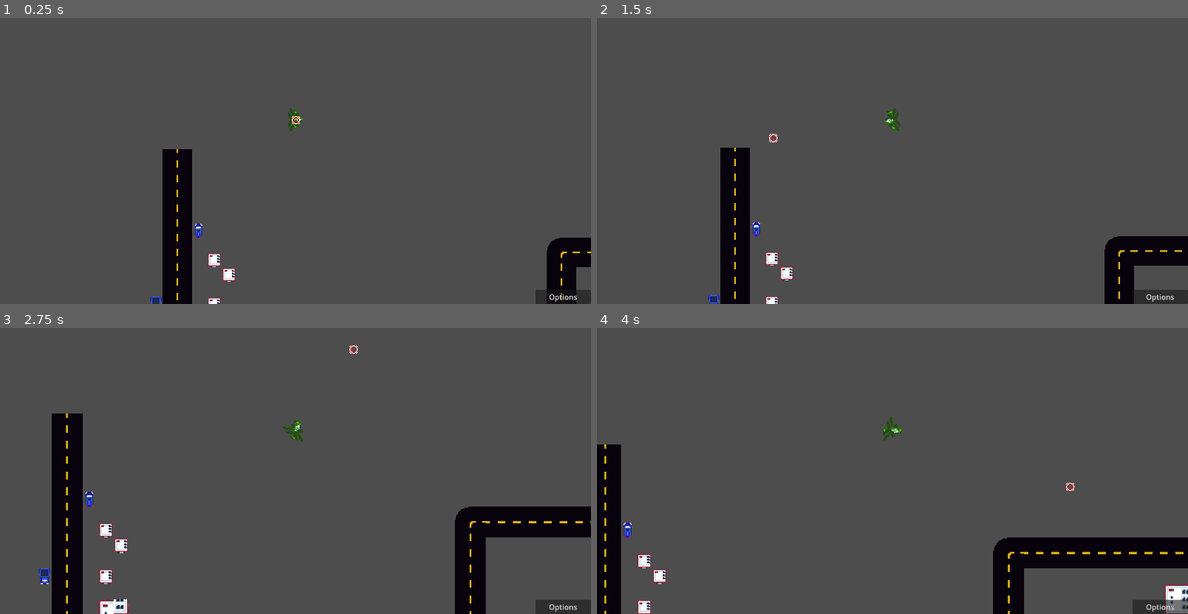
Above: before the commit, frames 1-4 (two rows, left to right).
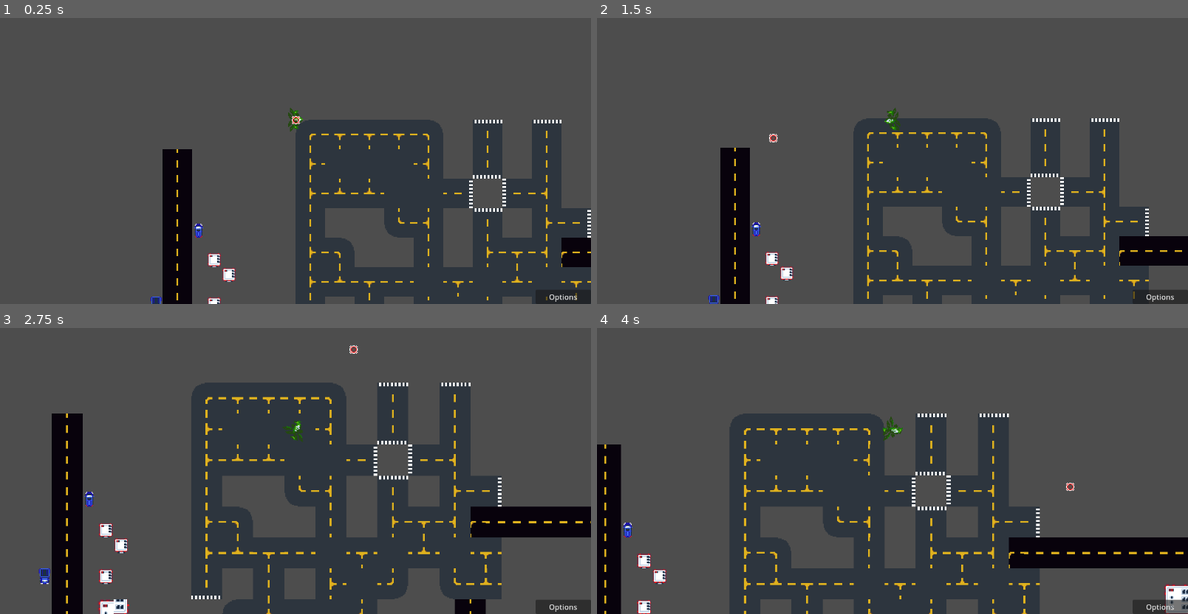
Above: after the commit, the same moments.

Repository: asoberbeck/mj6a
Game: Godot game, scene res://mockup.tscn
Same seed, same stepped clock (60 frames per second), same inputs: the game is played once before the commit and once after it.
Inputs (mouse positions are in pixels of both pictures, inside the frame that each line leads up to):
- Up to frame 1 (0.25 s): no input
- Up to frame 2 (1.5 s): tap Enter at 0.5 s; move the mouse to (1022, 100) at 0.52 s; hold Right (ui_right) 0.53-1.28 s; hold Mouse wheel up (zoom_in) 0.53-1.28 s; move the mouse to (774, 138) at 1.27 s; hold Down (ui_down) from 1.28 s (still down); tap Mouse wheel down (zoom_out) at 1.35 s
- Up to frame 3 (2.75 s): move the mouse to (354, 348) at 2.02 s; release Down (ui_down) at 2.03 s; hold Right (ui_right) from 2.03 s (still down); hold Mouse wheel up (zoom_in) from 2.03 s (still down)
- Up to frame 4 (4 s): move the mouse to (862, 502) at 2.77 s; release Right (ui_right) at 2.78 s; release Mouse wheel up (zoom_in) at 2.78 s; hold Up (ui_up) 2.78-3.53 s; tap Mouse wheel down (zoom_out) at 2.85 s; move the mouse to (1069, 485) at 3.52 s; hold Left (ui_left) from 3.53 s (still down); hold Mouse wheel up (zoom_in) from 3.53 s (still down)

The runs differ from the first frame. In frame 1, 22% of the frame differs, in the area x 50-100%, y 35-100%; in frame 2, 23%; in frame 3, 30%, in the area x 32-85%, y 19-100%; in frame 4, 26%.

Commit message:
road procgen + 90 rotation sheet

Diff:
--- a/mockup.tscn
+++ b/mockup.tscn
@@ -1,9 +1,11 @@
-[gd_scene load_steps=13 format=4 uid="uid://ue2jnx3xbrfq"]
+[gd_scene load_steps=15 format=4 uid="uid://ue2jnx3xbrfq"]
 
 [ext_resource type="Script" path="res://mockup.gd" id="1_4g3pk"]
 [ext_resource type="Texture2D" uid="uid://csdakyqomg8pt" path="res://tilesheet.png" id="1_dqb14"]
 [ext_resource type="Script" uid="uid://dar2r1d2qf1rf" path="res://mockup_player.gd" id="2_pp484"]
+[ext_resource type="Texture2D" uid="uid://cffoi58fnf05a" path="res://assets/road_bin_mapped.png" id="3_icy5f"]
 [ext_resource type="Texture2D" uid="uid://cdwqq35w8ioro" path="res://assets/left_foot.png" id="3_l68op"]
+[ext_resource type="Script" uid="uid://e4w1qcer0bod" path="res://road_tm.gd" id="3_rho02"]
 [ext_resource type="Texture2D" uid="uid://r1rmiwtrb7v0" path="res://assets/right_foot.png" id="4_u731o"]
 [ext_resource type="Texture2D" uid="uid://bk41vqc8a7tcv" path="res://assets/torso.png" id="5_u731o"]
 [ext_resource type="Script" path="res://aim_spot.gd" id="6_cq8ym"]
@@ -48,6 +50,30 @@
 [sub_resource type="TileSet" id="TileSet_lr1yk"]
 sources/0 = SubResource("TileSetAtlasSource_pp484")
 
+[sub_resource type="TileSetAtlasSource" id="TileSetAtlasSource_fo7ma"]
+texture = ExtResource("3_icy5f")
+texture_region_size = Vector2i(32, 32)
+1:0/0 = 0
+2:0/0 = 0
+3:0/0 = 0
+0:1/0 = 0
+1:1/0 = 0
+2:1/0 = 0
+3:1/0 = 0
+0:2/0 = 0
+1:2/0 = 0
+2:2/0 = 0
+3:2/0 = 0
+0:3/0 = 0
+1:3/0 = 0
+2:3/0 = 0
+3:3/0 = 0
+0:0/0 = 0
+
+[sub_resource type="TileSet" id="TileSet_ma42w"]
+tile_size = Vector2i(32, 32)
+sources/0 = SubResource("TileSetAtlasSource_fo7ma")
+
 [sub_resource type="RectangleShape2D" id="RectangleShape2D_dqb14"]
 
 [node name="Mockup" type="Node2D"]
@@ -56,6 +82,10 @@
 [node name="TileMapLayer" type="TileMapLayer" parent="."]
 tile_map_data = PackedByteArray("AAARAAoAAAAAAAcAAAARAAsAAAAAAAcAAAARAAwAAAAAAAcAAAARAA0AAAAAAAcAAAARAA4AAAAAAAcAAAARAA …(2000 unchanged characters)…
 tile_set = SubResource("TileSet_lr1yk")
+
+[node name="RoadTM" type="TileMapLayer" parent="."]
+tile_set = SubResource("TileSet_ma42w")
+script = ExtResource("3_rho02")
 
 [node name="Node2D" type="Node2D" parent="."]
 
--- /dev/null
+++ b/road_tm.gd
@@ -0,0 +1,98 @@
+extends TileMapLayer
+
+@export var city_width := 11
+@export var city_height := 11
+@export var empty_plot_prob := 0.3
+
+@onready var tilemap = $"."
+var source_id = 0
+"""
+Tile Guide:
+	0:  Null
+	1:  Deadend - W
+	2:  Deadend - E
+	3:  Horizontal
+	4:  Deadend - N
+	5:  Elbow - SW
+	6:  Elbow - SE
+	7:  T - S
+	8:  Deadend - S
+	9:  Elbow - NW
+	10: Elbow - NE
+	11: T - N
+	12: Vertical
+	13: T - W
+	14: T - E
+	15: 4-Way
+"""
+
+var rng = RandomNumberGenerator.new()
+
+func _ready():
+
+	var city = []
+	var city_tiles = []
+
+	# Generate city plan
+	city.resize(city_width)
+	for x in range(city_width):
+		city[x] = []
+		for y in range(city_height):
+			if rng.randf() >= empty_plot_prob:
+				city[x].append(true)
+			else:
+				city[x].append(false)
+
+	# Pad and look for connection, convert to binary
+	city = pad_city(city)
+
+	# connection array [N, S, E, W]
+	var Ncon : bool
+	var Scon : bool
+	var Econ : bool
+	var Wcon : bool
+	city_tiles.resize(city_width-1)
+	for x in range(1, city_width):
+		city_tiles[x-1] = []
+		city_tiles[x-1].resize(city_height-1)
+		for y in range(1, city_height):
+			if !city[x][y]:
+				city_tiles[x-1][y-1] = 0
+			else:
+				Ncon = city[x][y+1]
+				Scon = city[x][y-1]
+				Econ = city[x+1][y]
+				Wcon = city[x-1][y]
+				city_tiles[x-1][y-1] = bool_array_to_binary([Ncon, Scon, Econ, Wcon])
+
+	var idx2coord = []
+	for x in range(4):
+		for y in range(4):
+			idx2coord.append(Vector2i(x, y))
+	print(idx2coord)
+
+	for x in range(city_width - 1):
+		for y in range(city_height - 1):
+			var tileid = city_tiles[x][y]
+			tilemap.set_cell(Vector2i(x, y), source_id, idx2coord[tileid])
+
+
+func pad_city(plan):
+	var xpad = Array()
+	xpad.resize(city_height)
+	xpad.fill(false)
+	plan.insert(0, xpad)
+	plan.append(xpad)
+
+	for x in range(city_width + 2):
+		plan[x].insert(0, false)
+		plan[x].append(false)
+
+	return plan
+
+
+func bool_array_to_binary(bits: Array) -> int:
+	var result := 0
+	for i in bits.size():
+		result = (result << 1) | int(bits[i])
+	return result
Binary file changed: assets/road_bin_mapped.png
Not shown, added: road_tm.gd.uid
